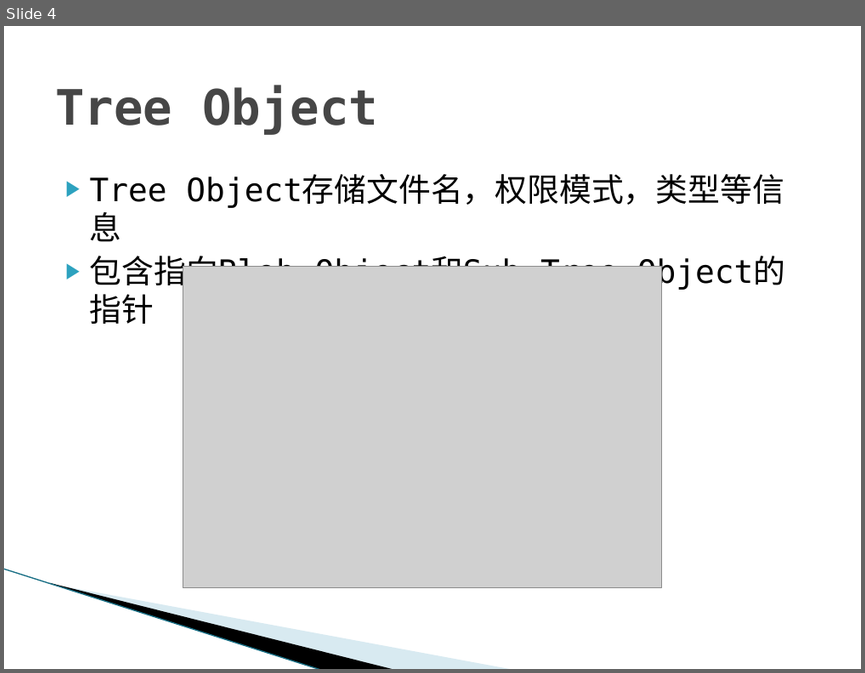
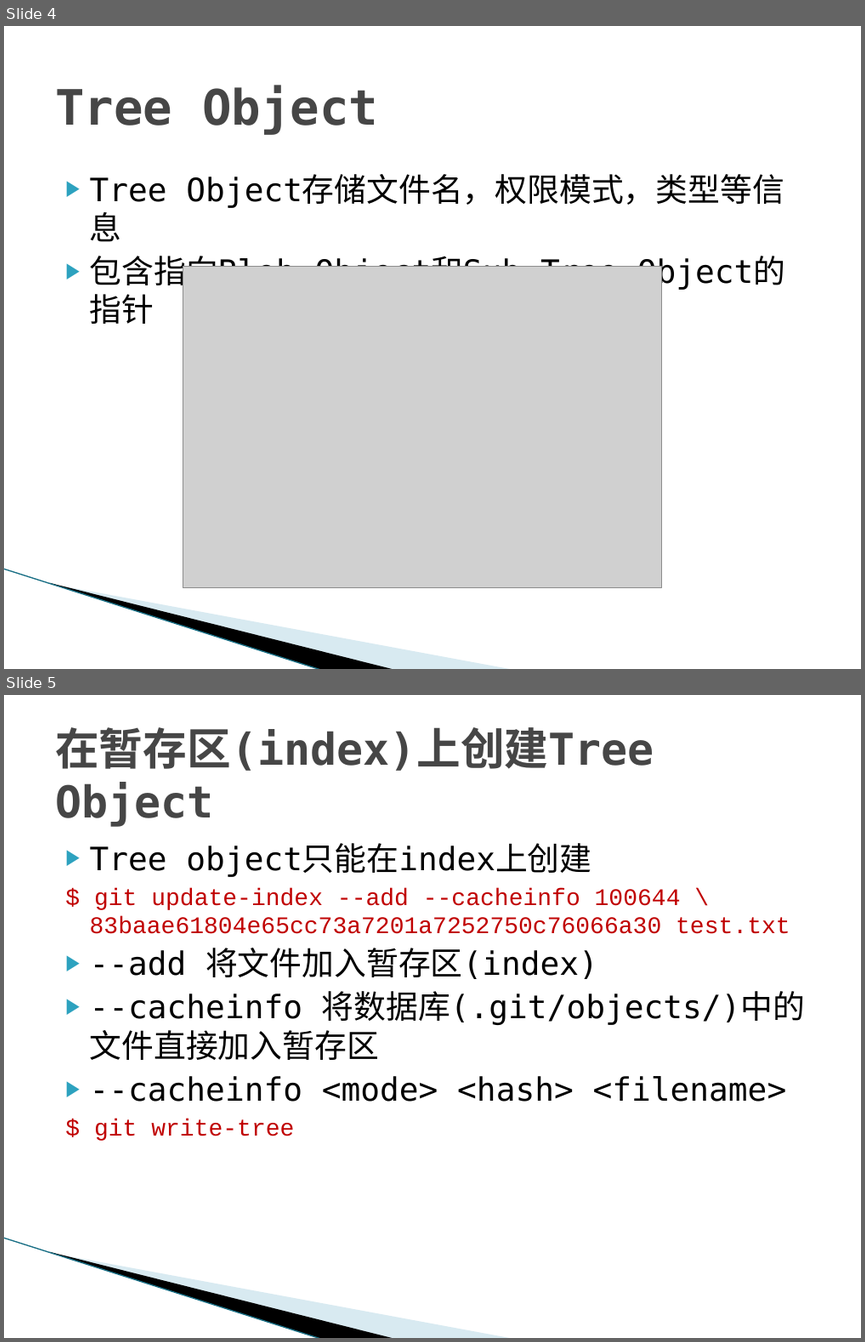
Before and after one commit to texnician/demo, a slide deck: ppt/Git.pptx. Shown one above the other, each under a label of ours: slide 4 before the commit, slides 4 and 5 after it. The pictures are 865x673 and 865x1342 pixels, drawn with LibreOffice and Linux fonts; fonts in the diff are those of the drawing; grey boxes stand for pictures; background and template pictures are left out. Boxes give left, top, right and bottom in pixels: in the first picture for what was removed or moved away, otherwise in the second. Text is boxed around its words. In the diff, an @@ line names an element or a change of style, - is before the commit and + after.

```diff
--- a/ppt/Git.pptx
+++ b/ppt/Git.pptx
@@ slide 5 added at box(4, 695, 861, 1338), background #FFFFFF; not listed: 3 template elements that a slide beside it also shows @@
@@ title added at box(55, 727, 654, 827), 36.9 pt, text #464646, bold @@
+在暂存区(index)上创建Tree Object
@@ text added at box(90, 844, 805, 1140), 27 pt, text #000000 @@
+▶ Tree object只能在index上创建
+$ git update-index --add --cacheinfo 100644 \ 83baae61804e65cc73a7201a7252750c76066a30 test.txt
+▶ --add 将文件加入暂存区(index)
+▶ --cacheinfo 将数据库(.git/objects/)中的文件直接加入暂存区
+▶ --cacheinfo <mode> <hash> <filename>
+$ git write-tree
```
Also in this commit, not shown: 1 slide changed, 9 other slides added, 2 slides removed, 2 other files.
